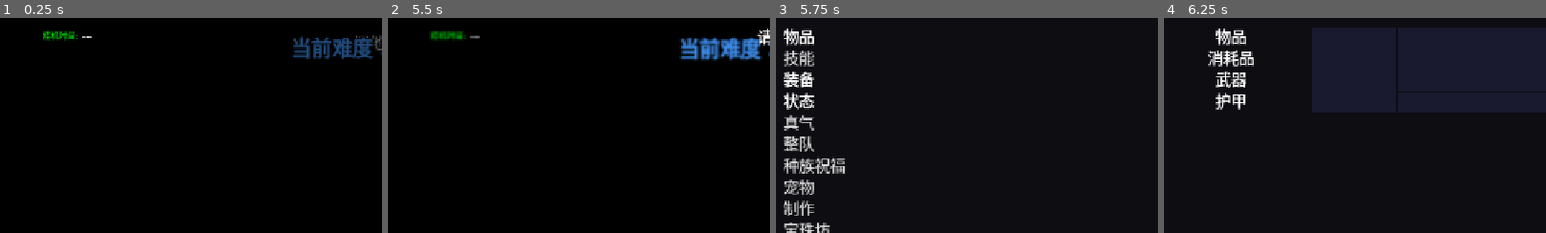
Above: before the commit, frames 1-4 (left to right).
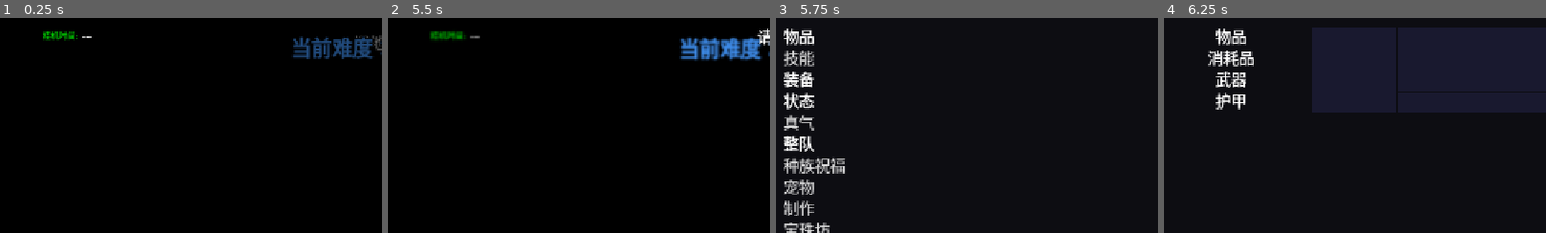
Above: after the commit, the same moments.

Repository: luiluu/PlayAgain-xiyou-godot
Game: Godot game, scene res://tests/xiyou_hud.tscn
The game is run twice, just before and just after one commit, with the same random seed, the same clock (stepped at 60 frames per second) and the same inputs. This scene is started directly instead of the project's main scene.
Inputs (mouse positions are % of the whole screen's width and height, from its top left):
- Up to frame 1 (0.25 s): no input
- Up to frame 2 (5.5 s): click (84, 5) at 0.5 s; click (4, 7) at 1.25 s; tap Enter (ui_accept) at 2, 2.85, 3.02, 3.32, 3.5, 4.52, 4.82, 5 s; move the mouse to (50, 50) at 2.02 s; hold Right (ui_right) 2.03-2.78 s; hold Enter (ui_accept) 2.03-2.78 s; tap Q at 2.1, 3.05, 3.6, 4.55 s; click (50, 50) at 2.17 s; move the mouse to (30, 55) at 2.77 s; hold Down (ui_down) 2.78-3.53 s; click (30, 55) at 2.92 s; move the mouse to (60, 28) at 3.52 s; hold Right (ui_right) 3.53-4.28 s; hold Enter (ui_accept) 3.53-4.28 s; click (60, 28) at 3.67 s; move the mouse to (45, 70) at 4.27 s; hold Up (ui_up) 4.28-5.03 s; tap Keypad Enter at 4.35 s; click (45, 70) at 4.42 s; move the mouse to (80, 65) at 5.02 s; hold Left (ui_left) from 5.03 s (still down); hold Enter (ui_accept) from 5.03 s (still down); tap G at 5.1 s; click (80, 65) at 5.17 s
- Up to frame 3 (5.75 s): keep holding Left (ui_left); keep holding Enter (ui_accept); tap Escape (ui_cancel) at 5.65 s
- Up to frame 4 (6.25 s): keep holding Left (ui_left); move the mouse to (50, 50) at 5.77 s; release Enter (ui_accept) at 5.78 s; tap Shift at 5.85 s; click (50, 50) at 5.92 s; tap Enter (ui_accept) at 6.02 s; tap Q at 6.05 s
The pictures show only the part of the screen within x 1-51%, y 0-50%; the shares and areas given below are measured in that part.

Frames 1-2 are identical in both runs. In frame 3, 0.4% of the frame differs, in the area x 2-10%, y 55-63%; in frame 4, nothing differs.
Error in both runs: Trying to assign value of type 'Nil' to a variable of type 'Array'. (res://modes/xiyou/core/xdb.gd:30)

Commit message:
WIP: Codex 接手保存 Claude 整队页面与测试现场
执行者: Codex
核查: 待Claude

Diff:
--- a/03_再刷重制_Godot/01_Godot工程/modes/xiyou/ui/menu.gd
+++ b/03_再刷重制_Godot/01_Godot工程/modes/xiyou/ui/menu.gd
@@ -24,7 +24,7 @@
 const POWER_COLOR := Color8(255, 211, 115)
 ## [名称, 符号, 已重制]
 const COMMANDS := [["物品", "item", true], ["技能", "skill", false], ["装备", "equip", true], ["状态", "status", true],
-	["真气", "zhenqi", false], ["整队", "formation", false], ["种族祝福", "race", false], ["宠物", "pet", false],
+	["真气", "zhenqi", false], ["整队", "formation", true], ["种族祝福", "race", false], ["宠物", "pet", false],
 	["制作", "crafting", false], ["宝珠坊", "orbs", false], ["异化工坊", "alienation", false], ["人物图鉴", "actorBook", false],
 	["怪物图鉴", "monsterBook", false], ["成就", "achievement", false], ["存档", "save", true], ["反馈", "feedback", false],
 	["设置", "options", true], ["游戏结束", "gameEnd", true], ["一键存档", "quickSave", true]]
@@ -300,6 +300,9 @@
 				page.map_shot = map_shot
 				page.player_tile = player_tile
 				_open_detail(page)
+			"formation":
+				# Scene_Menu.commandFormation → YEP_PartySystem 的 Scene_Party
+				_open_detail(XPartyScene.new())
 			"gameEnd":
 				_show_game_end()
 			"quickSave":
--- a/03_再刷重制_Godot/01_Godot工程/modes/xiyou/ui/mv_canvas.gd
+++ b/03_再刷重制_Godot/01_Godot工程/modes/xiyou/ui/mv_canvas.gd
@@ -105,6 +105,25 @@
 	draw_texture_rect_region(tex, Rect2(dx, dy, sw, sh), Rect2(sx, sy, sw, sh), Color(1, 1, 1, alpha))
 
 
+## Window_Base.drawCharacter：行走图朝下中间一格，底边中点在 (x, y)；clip_h > 0 时只画上面 clip_h 像素（列表行覆盖下一行的部分）。
+func character(name: String, index: int, x: float, y: float, clip_h := 0.0, alpha := 1.0) -> void:
+	var p := XDB.img_path("characters", name) if name != "" else ""
+	if p == "":
+		return
+	if not _cache.has(p):
+		_cache[p] = load(p)
+	var tex: Texture2D = _cache[p]
+	if tex == null:
+		return
+	var big := name.begins_with("$") or name.begins_with("!$")
+	var pw := tex.get_width() / (3.0 if big else 12.0)
+	var ph := tex.get_height() / (4.0 if big else 8.0)
+	var sx := ((index % 4) * 3 + 1) * pw if not big else pw
+	var sy := floorf(index / 4.0) * 4.0 * ph if not big else 0.0
+	var h := ph if clip_h <= 0.0 else minf(ph, clip_h)
+	draw_texture_rect_region(tex, Rect2(x - pw / 2.0, y - ph, pw, h), Rect2(sx, sy, pw, h), Color(1, 1, 1, alpha))
+
+
 ## YEP_CoreEngine drawGauge（Gauge Outline 开启）
 func gauge(dx: float, dy: float, dw: float, rate: float, c1: Color, c2: Color, lh := XUI.LINE_HEIGHT) -> void:
 	var gh := 6.0
--- /dev/null
+++ b/03_再刷重制_Godot/01_Godot工程/modes/xiyou/ui/party_scene.gd
@@ -0,0 +1,300 @@
+class_name XPartyScene
+extends Control
+## 主菜单「整队」：YEP_PartySystem 的 Scene_Party，按正式 v0.22 运行时复现（参照 原版参照/claude_party_01_open～04_swapped）。
+## - 背景同主菜单，三个窗口不透明度 30：指令 (0,0,240,172)「整队/离队/还原/完成」居中、可见 4 行；
+##   出战栏 (240,0,1040,172) 5 格（内容宽/5），每格内缩 3：头像（MV drawFace 居中、上下各裁 3）、名字（左上，hpColor）、
+##   行走图（格中线、底边在内容高×19/20）；空位填 gaugeBackColor 半透明并居中写「- 空 -」；
+##   名单 (0,172,1280,548) 行高 36：首尾两行「离队」（图标 976＋文字，x 36），中间是队伍全体（出战成员在前、其余按编号）：
+##   行走图上半 32 像素（底边在行底＋16，被下一行盖住）、名字 x 36（出战成员 textColor 6），
+##   内容宽六等分：Lv 在第 2 份、HP/MP/TP 在第 3/4/5 份（宽一份−6，只写当前值）。名单开局选第 1 行但不活动。
+## - 操作：指令「整队」「离队」→ 出战栏选第 0 格；整队时在出战栏确定 → 名单选人，名单确定播装备音：
+##   选「离队」行把该格清空，选角色放进该格（已在别格的两格互换）；离队时在出战栏确定直接清空该格（装备音）。
+##   出战栏 Q/W（上一页/下一页）与相邻格互换（光标音＋装备音）。取消逐层返回；「还原」恢复进页时的出战栏；
+##   「完成」或在指令窗取消返回主菜单（完成在出战栏全空/全员阵亡时灰显，确定蜂鸣）。
+
+signal closed
+
+const CMD_RECT := Rect2(0, 0, 240, 172)
+const SLOT_RECT := Rect2(240, 0, 1040, 172)
+const LIST_RECT := Rect2(0, 172, 1280, 548)
+const LH := 36.0
+const COMMANDS := [["整队", "change"], ["离队", "remove"], ["还原", "revert"], ["完成", "cancel"]]
+const REMOVE_ICON := 976
+const IN_PARTY_COLOR := 6
+const EMPTY_TEXT := "- 空 -"
+const TEXT_PADDING := 6.0
+
+var cmd_win: XMVWindow
+var slot_win: XMVWindow
+var list_win: XMVWindow
+var mode := "command"          # command / slot / list
+var cmd_index := 0
+var slot_index := -1
+var list_index := 1
+var list_top := 0
+var _former: Array = []
+
+
+func _ready() -> void:
+	set_anchors_and_offsets_preset(Control.PRESET_FULL_RECT)
+	theme = XUI.theme()
+	mouse_filter = Control.MOUSE_FILTER_STOP
+	XUI.menu_background(self)
+	_former = XState.current.battle_slots.duplicate()
+	cmd_win = XMVWindow.make(self, CMD_RECT, XUI.MENU_WINDOW_OPACITY, _paint_cmd)
+	slot_win = XMVWindow.make(self, SLOT_RECT, XUI.MENU_WINDOW_OPACITY, _paint_slots)
+	list_win = XMVWindow.make(self, LIST_RECT, XUI.MENU_WINDOW_OPACITY, _paint_list)
+	for w in [cmd_win, slot_win, list_win]:
+		w.canvas.blink = true
+	_refresh()
+
+
+## Window_PartyList._data：0（离队）＋队伍全体＋0
+func list_data() -> Array:
+	return [0] + Array(XState.current.party) + [0]
+
+
+func slots() -> Array:
+	return XState.current.battle_slots
+
+
+func _rows() -> int:
+	return floori((LIST_RECT.size.y - XMVWindow.PADDING * 2) / LH)
+
+
+func _refresh() -> void:
+	list_win.up_arrow = list_top > 0
+	list_win.down_arrow = list_top + _rows() < list_data().size()
+	for w in [cmd_win, slot_win, list_win]:
+		w.refresh()
+
+
+## isCancelEnabled：出战栏有人且有活着的队员
+func finish_enabled() -> bool:
+	var s := XState.current
+	return not s.battle_members().is_empty() and s.members().any(func(a): return a.is_alive())
+
+
+# ---- 绘制 ----
+func _paint_cmd(c: XMVCanvas) -> void:
+	for i in COMMANDS.size():
+		var y := i * LH
+		if i == cmd_index:
+			c.cursor(Rect2(0, y, c.size.x, LH), mode == "command")
+		var enabled: bool = COMMANDS[i][1] != "cancel" or finish_enabled()
+		c.text(COMMANDS[i][0], TEXT_PADDING, y, c.size.x - TEXT_PADDING * 2, "center", XUI.TEXT, XUI.FONT_SIZE, LH, 1.0 if enabled else XUI.DIM.a)
+
+
+func _slot_rect(c: XMVCanvas, i: int) -> Rect2:
+	var w := c.size.x / slots().size()
+	return Rect2(i * w, 0, w, c.size.y)
+
+
+func _paint_slots(c: XMVCanvas) -> void:
+	for i in slots().size():
+		var r := _slot_rect(c, i)
+		if i == slot_index:
+			c.cursor(r, mode == "slot")
+		var inner := Rect2(r.position + Vector2(TEXT_PADDING / 2, TEXT_PADDING / 2), r.size - Vector2(TEXT_PADDING, TEXT_PADDING))
+		var id := int(slots()[i])
+		if id <= 0:
+			c.draw_rect(inner, Color(XUI.GAUGE_BACK, XUI.DIM.a))
+			c.text(EMPTY_TEXT, inner.position.x, inner.position.y, inner.size.x, "center", XUI.TEXT, XUI.FONT_SIZE, inner.size.y)
+			continue
+		var a := XState.current.actor(id)
+		c.face(str(a.data().faceName), int(a.data().faceIndex), inner.position.x, inner.position.y, inner.size.x, inner.size.y)
+		c.character(str(a.data().characterName), int(a.data().characterIndex), inner.position.x + inner.size.x / 2.0, inner.size.y * 19.0 / 20.0)
+		c.text(a.display_name(), inner.position.x, inner.position.y, inner.size.x, "left", XMenu._hp_color(a))
+
+
+func _paint_list(c: XMVCanvas) -> void:
+	var data := list_data()
+	var section := c.size.x / 6.0
+	var battle := XState.current.battle_members()
+	for i in range(list_top, mini(list_top + _rows(), data.size())):
+		var y := (i - list_top) * LH
+		if i == list_index:
+			c.cursor(Rect2(0, y, c.size.x, LH), mode == "list")
+		var id := int(data[i])
+		if id <= 0:
+			c.icon(REMOVE_ICON, 2, y + 2)
+			c.text("离队", 36, y, c.size.x - TEXT_PADDING - 36)
+			continue
+		var a := XState.current.actor(id)
+		c.character(str(a.data().characterName), int(a.data().characterIndex), 32.0 / 2.0 + TEXT_PADDING / 2.0, y + LH + 16.0, LH - 4.0)
+		c.text(a.display_name(), 36, y, c.size.x - 36, "left", XUI.text_color(IN_PARTY_COLOR) if battle.has(a) else XUI.TEXT)
+		var lv_w := c.text_width("Lv")
+		c.text("Lv", section * 2, y, lv_w, "left", XUI.SYSTEM)
+		c.text(XMenu._group(a.level), section * 2 + lv_w, y, c.text_width(XMenu._group(a.max_level())), "right")
+		_value(c, "HP", a.hp, a.mhp, section * 3, y, section - 6, "hp", XMenu._hp_color(a))
+		_value(c, "MP", a.mp, a.mmp, section * 4, y, section - 6, "mp", XUI.TEXT)
+		var tp: Array = XUI.GAUGES.tp
+		c.gauge(section * 5, y, section - 6, a.tp / 100.0, tp[0], tp[1])
+		c.text("TP", section * 5, y, 44, "left", XUI.SYSTEM)
+		c.text(str(int(a.tp)), section * 5 + section - 6 - 64, y, 64, "right")
+
+
+## Window_PartyList.drawCurrentAndMax：只写当前值，右对齐在最大值宽度内
+static func _value(c: XMVCanvas, label: String, cur: float, mx: float, x: float, y: float, w: float, kind: String, color: Color) -> void:
+	var cols: Array = XUI.GAUGES[kind]
+	c.gauge(x, y, w, cur / maxf(mx, 1.0), cols[0], cols[1])
+	c.text(label, x, y, 44, "left", XUI.SYSTEM)
+	var vw := c.text_width(XMenu._group(mx))
+	c.text(XMenu._group(cur), x + w - vw, y, vw, "right", color)
+
+
+# ---- 操作 ----
+func ok() -> void:
+	match mode:
+		"command":
+			var sym: String = COMMANDS[cmd_index][1]
+			if sym == "cancel" and not finish_enabled():
+				XSound.system(3)
+				return
+			XSound.system(1)
+			match sym:
+				"change", "remove":
+					mode = "slot"
+					slot_index = 0
+				"revert":
+					XState.current.battle_slots = _former.duplicate()
+					XState.current.rearrange_actors()
+				"cancel":
+					closed.emit()
+					return
+		"slot":
+			XSound.system(1)
+			if COMMANDS[cmd_index][1] == "change":
+				mode = "list"
+			else:
+				XSound.system(4)
+				XState.current.battle_slots[slot_index] = 0
+				XState.current.rearrange_actors()
+		"list":
+			XSound.system(1)
+			XSound.system(4)
+			var id := int(list_data()[list_index])
+			var s := XState.current
+			if id <= 0:
+				s.battle_slots[slot_index] = 0
+			else:
+				var at := s.battle_slots.find(id)
+				if at >= 0:
+					s.battle_slots[at] = s.battle_slots[slot_index]
+				s.battle_slots[slot_index] = id
+			s.rearrange_actors()
+			mode = "slot"
+	_refresh()
+
+
+func cancel() -> void:
+	XSound.system(2)
+	match mode:
+		"command":
+			closed.emit()
+			return
+		"slot":
+			mode = "command"
+			slot_index = -1
+		"list":
+			mode = "slot"
+	_refresh()
+
+
+## Scene_Party.onPartyPageUp/PageDown：与相邻格互换（首尾循环）
+func page(d: int) -> void:
+	if mode != "slot":
+		return
+	XSound.system(0)
+	XSound.system(4)
+	var n := slots().size()
+	var other := (slot_index + d + n) % n
+	var s := XState.current
+	var a = s.battle_slots[slot_index]
+	s.battle_slots[slot_index] = s.battle_slots[other]
+	s.battle_slots[other] = a
+	s.rearrange_actors()
+	slot_index = other
+	_refresh()
+
+
+func _move(d: int, wrap: bool) -> void:
+	var before := [cmd_index, slot_index, list_index]
+	match mode:
+		"command":
+			cmd_index = XMenu._move(cmd_index, d, COMMANDS.size(), wrap)
+		"slot":
+			slot_index = XMenu._move(slot_index, d, slots().size(), wrap)
+		"list":
+			list_index = XMenu._move(list_index, d, list_data().size(), wrap)
+			list_top = XMenu._scroll_to(list_index, list_top, _rows())
+	if before != [cmd_index, slot_index, list_index]:
+		XSound.system(0)
+	_refresh()
+
+
+func _gui_input(event: InputEvent) -> void:
+	if not (event is InputEventMouseButton and event.pressed):
+		return
+	match event.button_index:
+		MOUSE_BUTTON_RIGHT:
+			cancel()
+		MOUSE_BUTTON_WHEEL_DOWN, MOUSE_BUTTON_WHEEL_UP:
+			if LIST_RECT.has_point(event.position):
+				var d := 1 if event.button_index == MOUSE_BUTTON_WHEEL_DOWN else -1
+				list_top = clampi(list_top + d, 0, maxi(0, list_data().size() - _rows()))
+				_refresh()
+		MOUSE_BUTTON_LEFT:
+			_click(event.position)
+
+
+## Window_Selectable.processTouch：只认活动窗口，点当前项＝确定，点别的项＝选中
+func _click(p: Vector2) -> void:
+	var pad := Vector2(XMVWindow.PADDING, XMVWindow.PADDING)
+	match mode:
+		"command":
+			if CMD_RECT.has_point(p):
+				var i := floori((p - CMD_RECT.position - pad).y / LH)
+				_pick(i, COMMANDS.size(), "cmd_index")
+		"slot":
+			if SLOT_RECT.has_point(p):
+				var w := (SLOT_RECT.size.x - XMVWindow.PADDING * 2) / slots().size()
+				var i := floori((p - SLOT_RECT.position - pad).x / w)
+				_pick(i, slots().size(), "slot_index")
+		"list":
+			if LIST_RECT.has_point(p):
+				var i := list_top + floori((p - LIST_RECT.position - pad).y / LH)
+				_pick(i, list_data().size(), "list_index")
+
+
+func _pick(i: int, n: int, field: String) -> void:
+	if i < 0 or i >= n:
+		return
+	if i == int(get(field)):
+		ok()
+	else:
+		set(field, i)
+		XSound.system(0)
+		_refresh()
+
+
+func _unhandled_input(event: InputEvent) -> void:
+	if event.is_action_pressed("ui_cancel"):
+		get_viewport().set_input_as_handled()
+		cancel()
+	elif event.is_action_pressed("ui_accept"):
+		get_viewport().set_input_as_handled()
+		ok()
+	elif event.is_action_pressed("ui_down", true) or event.is_action_pressed("ui_up", true):
+		# 出战栏是一行 5 列：上下不动（Window_Selectable.cursorDown/Up 需要多行）
+		get_viewport().set_input_as_handled()
+		if mode != "slot":
+			_move(1 if event.is_action_pressed("ui_down", true) else -1, not event.is_echo())
+	elif event.is_action_pressed("ui_right", true) or event.is_action_pressed("ui_left", true):
+		# 只有出战栏横向移动（isHorizontal 时首按可首尾循环）；指令窗与名单单列不动
+		get_viewport().set_input_as_handled()
+		if mode == "slot":
+			_move(1 if event.is_action_pressed("ui_right", true) else -1, not event.is_echo())
+	elif event is InputEventKey and event.pressed and not event.echo and event.physical_keycode in [KEY_Q, KEY_W, KEY_PAGEUP, KEY_PAGEDOWN]:
+		get_viewport().set_input_as_handled()
+		page(-1 if event.physical_keycode in [KEY_Q, KEY_PAGEUP] else 1)
--- /dev/null
+++ b/03_再刷重制_Godot/01_Godot工程/tests/xiyou_party.gd
@@ -0,0 +1,144 @@
+extends Node
+## 整队（YEP_PartySystem Scene_Party）与出战栏位模型。预期值来自正式 v0.22 浏览器实测（原版参照/claude_party_*）：
+## 队伍 1,8,9,10,2,3,4 → 出战栏 [1,8,9,10,2]；整队把名单第 6 行（3）放进第 0 格 → [3,8,9,10,2]，队伍 [3,8,9,10,2,1,4]。
+var results := []
+var out_dir := ""
+
+
+func _ready() -> void:
+	for arg in OS.get_cmdline_user_args():
+		if arg.begins_with("--out="):
+			out_dir = arg.substr(6)
+	_run.call_deferred()
+
+
+func check(name: String, ok: bool, detail = null) -> void:
+	results.append({"name": name, "passed": ok})
+	if not ok:
+		print("FAIL ", name, " ", JSON.stringify(detail))
+
+
+func frames(n := 2) -> void:
+	for i in n:
+		await get_tree().process_frame
+
+
+func press(action: String) -> void:
+	var event := InputEventAction.new()
+	event.action = action
+	event.pressed = true
+	Input.parse_input_event(event)
+	await frames(1)
+	event = event.duplicate()
+	event.pressed = false
+	Input.parse_input_event(event)
+	await frames(1)
+
+
+func shot(name: String) -> void:
+	if out_dir == "" or DisplayServer.get_name() == "headless":
+		return
+	await RenderingServer.frame_post_draw
+	get_viewport().get_texture().get_image().save_png(out_dir.path_join(name))
+
+
+func _run() -> void:
+	XSave.dir_override = "user://test_xiyou_party"
+	var s := XState.new_game(3, 1, [8, 9, 10])
+	for id in [2, 3, 4]:
+		s.add_actor(id)
+	check("slots_initial", s.battle_slots == [1, 8, 9, 10, 2] and Array(s.party) == [1, 8, 9, 10, 2, 3, 4], [s.battle_slots, s.party])
+	check("battle_members", s.battle_members().map(func(a): return a.actor_id) == [1, 8, 9, 10, 2])
+
+	var page := XPartyScene.new()
+	add_child(page)
+	await frames(3)
+	check("layout", page.cmd_win.position == Vector2(0, 0) and page.cmd_win.size == Vector2(240, 172) and page.slot_win.position == Vector2(240, 0)
+		and page.slot_win.size == Vector2(1040, 172) and page.list_win.position == Vector2(0, 172) and page.list_win.size == Vector2(1280, 548))
+	check("initial_state", page.mode == "command" and page.slot_index == -1 and page.list_index == 1 and page.list_data() == [0, 1, 8, 9, 10, 2, 3, 4, 0])
+	await shot("整队_打开.png")
+	XSound.system_log.clear()
+	await press("ui_accept")
+	check("change_to_slot", page.mode == "slot" and page.slot_index == 0 and XSound.system_log == [1], XSound.system_log)
+	await press("ui_accept")
+	check("slot_to_list", page.mode == "list" and page.list_index == 1)
+	for i in 5:
+		await press("ui_down")
+	check("list_index_6", page.list_index == 6)
+	await shot("整队_名单.png")
+	XSound.system_log.clear()
+	await press("ui_accept")
+	check("swap_matches_formal", s.battle_slots == [3, 8, 9, 10, 2] and Array(s.party) == [3, 8, 9, 10, 2, 1, 4] and page.mode == "slot", [s.battle_slots, s.party])
+	check("list_ok_sounds", XSound.system_log == [1, 4], XSound.system_log)
+	# 已在别格的角色：两格互换
+	page.slot_index = 1
+	page.mode = "list"
+	page.list_index = page.list_data().find(10)
+	page.ok()
+	check("swap_existing", s.battle_slots == [3, 10, 9, 8, 2], s.battle_slots)
+	# 名单「离队」行：清空该格
+	page.mode = "list"
+	page.list_index = 0
+	page.ok()
+	check("list_remove_row", s.battle_slots == [3, 0, 9, 8, 2] and Array(s.party) == [3, 9, 8, 2, 1, 4, 10], [s.battle_slots, s.party])
+	await shot("整队_空位.png")
+	# 出战栏 Q/W：与相邻格互换
+	page.mode = "slot"
+	page.slot_index = 0
+	page.page(-1)
+	check("page_swap_wrap", s.battle_slots == [2, 0, 9, 8, 3] and page.slot_index == 4, [s.battle_slots, page.slot_index])
+	# 指令「离队」：出战栏确定直接清空
+	page.mode = "command"
+	page.cmd_index = 1
+	page.ok()
+	page.slot_index = 2
+	XSound.system_log.clear()
+	page.ok()
+	check("remove_command", s.battle_slots == [2, 0, 0, 8, 3] and XSound.system_log == [1, 4], [s.battle_slots, XSound.system_log])
+	# 还原：恢复进页时的出战栏
+	page.cancel()
+	page.cmd_index = 2
+	page.ok()
+	check("revert", s.battle_slots == [1, 8, 9, 10, 2] and Array(s.party) == [1, 8, 9, 10, 2, 3, 4] and page.mode == "command", [s.battle_slots, s.party])
+	# 完成：出战栏全空时灰显、蜂鸣
+	s.battle_slots = [0, 0, 0, 0, 0]
+	page.cmd_index = 3
+	XSound.system_log.clear()
+	page.ok()
+	check("finish_disabled_buzzer", XSound.system_log == [3] and page.is_inside_tree())
+	s.battle_slots = [1, 8, 9, 10, 2]
+	s.rearrange_actors()
+	var closed := [false]
+	page.closed.connect(func(): closed[0] = true)
+	page.ok()
+	check("finish_closes", closed[0])
+	page.queue_free()
+
+	# 模型：满员时加入只排在队尾；出战栏里的人离队留空并重排（后备按编号）
+	s.add_actor(5)
+	check("add_when_full", s.battle_slots == [1, 8, 9, 10, 2] and Array(s.party) == [1, 8, 9, 10, 2, 3, 4, 5], s.party)
+	s.remove_actor(8)
+	check("remove_battle_member", s.battle_slots == [1, 0, 9, 10, 2] and Array(s.party) == [1, 9, 10, 2, 3, 4, 5], [s.battle_slots, s.party])
+	s.add_actor(8)
+	check("add_fills_empty", s.battle_slots == [1, 8, 9, 10, 2] and Array(s.party) == [1, 8, 9, 10, 2, 3, 4, 5], [s.battle_slots, s.party])
+	var d := s.to_dict()
+	check("slots_saved", XState.from_dict(JSON.parse_string(JSON.stringify(d))).battle_slots == [1, 8, 9, 10, 2])
+	d.erase("battleSlots")
+	check("legacy_save_init", XState.from_dict(JSON.parse_string(JSON.stringify(d))).battle_slots == [1, 8, 9, 10, 2])
+	XState.current = s
+
+	# 主菜单「整队」打开本页
+	var menu := XMenu.new()
+	add_child(menu)
+	await frames(2)
+	menu._cmd_index = XMenu.COMMANDS.map(func(c): return c[1]).find("formation")
+	menu._ok()
+	check("menu_opens_party", menu.get_children().any(func(n): return n is XPartyScene))
+	menu.queue_free()
+	finish()
+
+
+func finish() -> void:
+	var passed := results.filter(func(r): return r.passed).size()
+	print("TEST_RESULT=" + JSON.stringify({"passed": passed, "total": results.size()}))
+	get_tree().quit.call_deferred(0 if passed == results.size() else 1)
--- /dev/null
+++ b/03_再刷重制_Godot/01_Godot工程/tests/xiyou_party.tscn
@@ -0,0 +1,6 @@
+[gd_scene load_steps=2 format=3]
+
+[ext_resource type="Script" path="res://tests/xiyou_party.gd" id="1"]
+
+[node name="XiyouParty" type="Node"]
+script = ExtResource("1")
Not shown, added: 03_再刷重制_Godot/01_Godot工程/modes/xiyou/ui/party_scene.gd.uid
Not shown, added: 03_再刷重制_Godot/01_Godot工程/tests/xiyou_party.gd.uid
Not shown, changed: 00_项目管理/交接板.md
